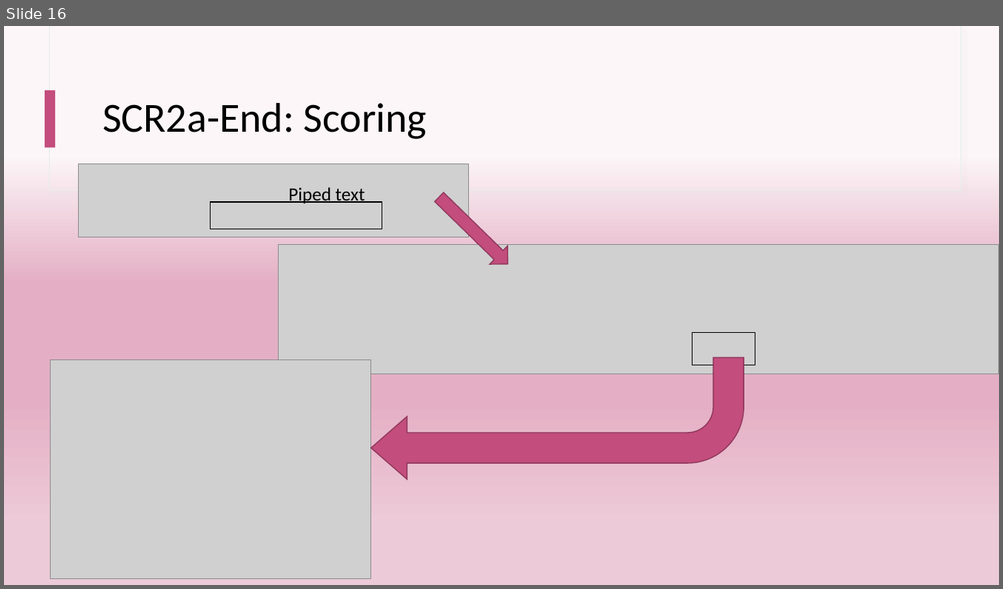
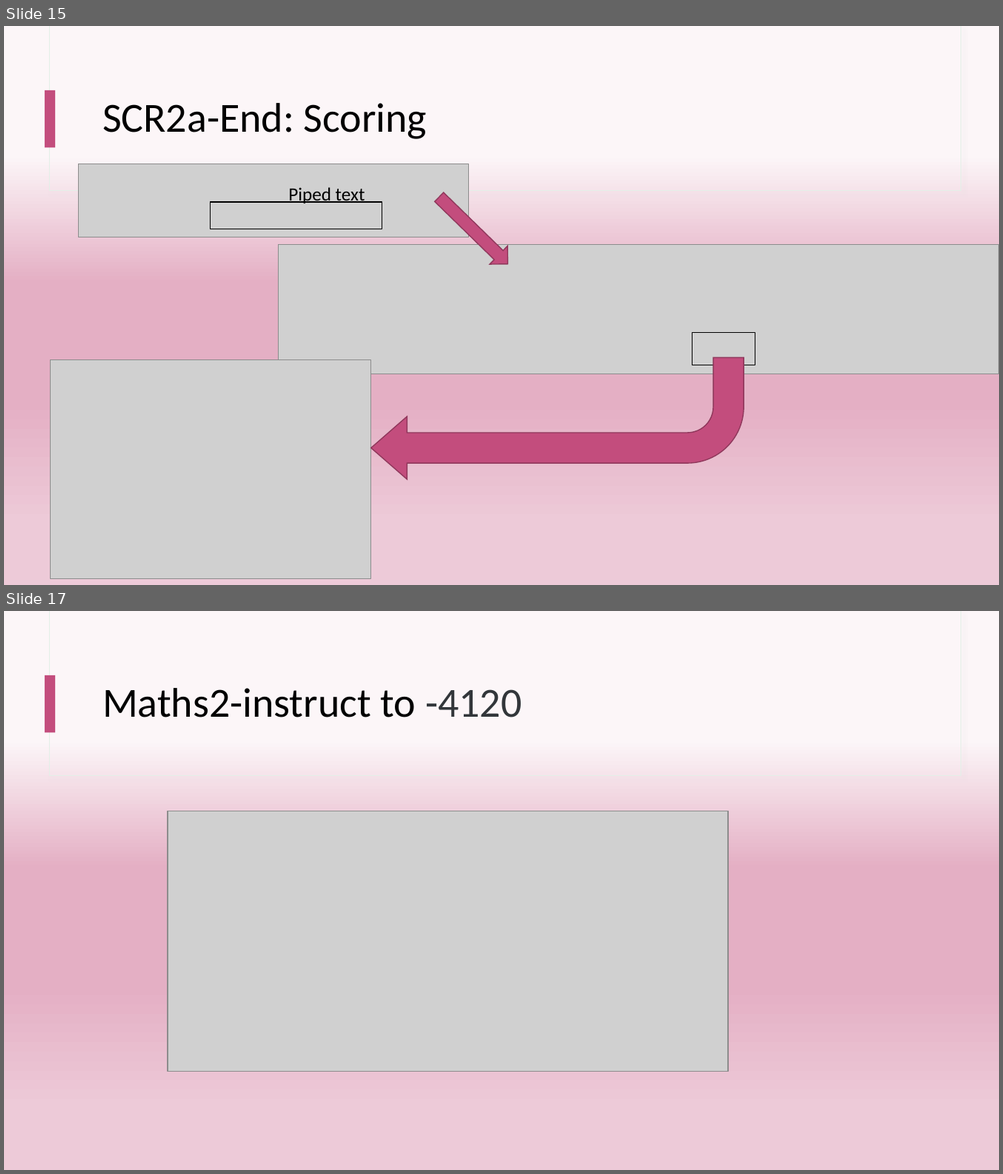
Before and after one commit to kayaulai/qualtrics-experiment-tutorial, a slide deck: slides.pptx. Shown one above the other, each under a label of ours: slide 16 before the commit, slides 15 and 17 after it; the slides between them are not shown. The pictures are 1003x589 and 1003x1174 pixels, drawn with LibreOffice and Linux fonts; fonts in the diff are those of the drawing; grey boxes stand for pictures. Boxes give left, top, right and bottom in pixels: in the first picture for what was removed or moved away, otherwise in the second. Text is boxed around its words. In the diff, an @@ line names an element or a change of style, - is before the commit and + after.

```diff
--- a/slides.pptx
+++ b/slides.pptx
@@ slide 17 added at box(4, 611, 999, 1170), background gradient #FCF6F8 to #E4AFC4 to #EDCAD8; not listed: 3 template elements that a slide beside it also shows @@
@@ title added at box(102, 688, 521, 718), 40 pt, text #000000 @@
+Maths2-instruct to -4120
@@ picture added at box(168, 811, 728, 1072) @@
@@ what was slide 16 is now slide 15 @@
```
Also in this commit, not shown: 12 other slides added, 1 slide removed.
